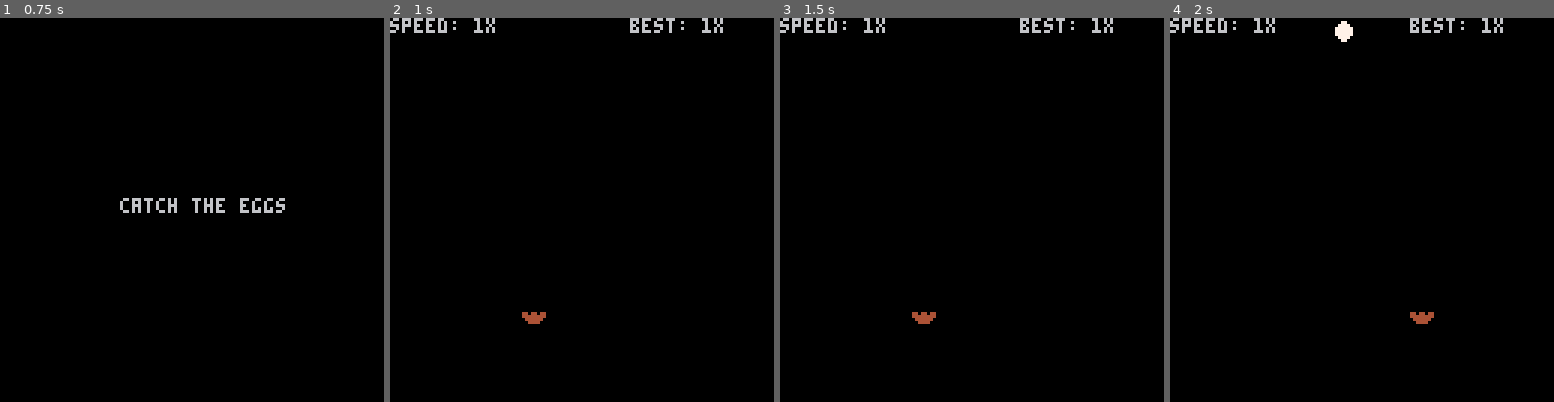
Above: before the commit, frames 1-4 (left to right).
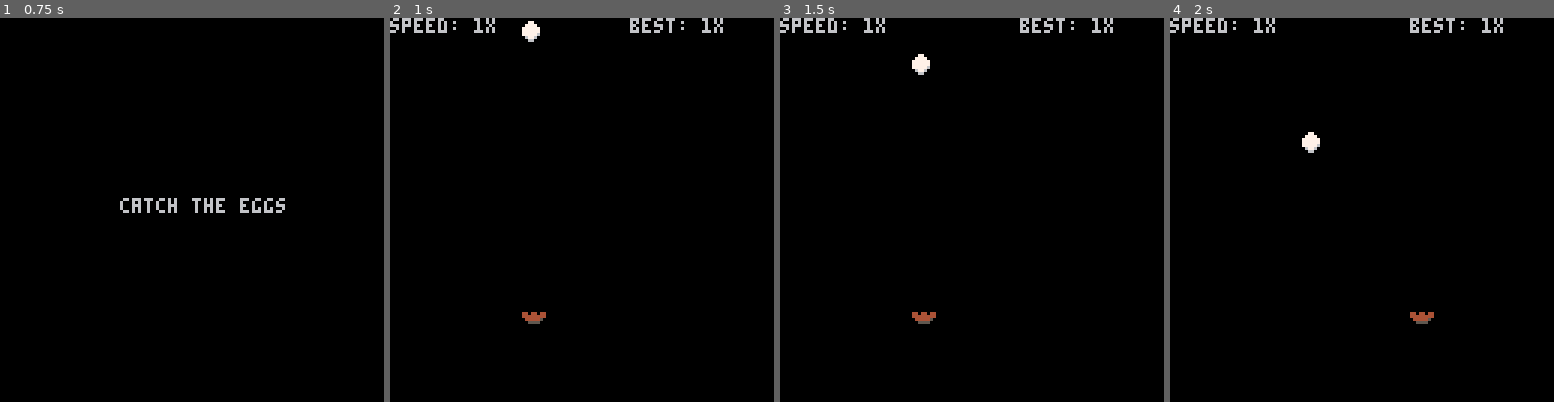
Above: after the commit, the same moments.

Repository: samskivert/momg
Game: PICO-8 cartridge eggcatch.p8
Same seed, same stepped clock (60 frames per second), same inputs: the game is played once before the commit and once after it.
Inputs:
- Up to frame 1 (0.75 s): no input
- Up to frame 2 (1 s): no input
- Up to frame 3 (1.5 s): no input
- Up to frame 4 (2 s): hold Right from 1.6 s (still down)

Frame 1 is identical in both runs. In frame 2, 0.2% of the frame differs, in the area x 34-40%, y 0-80%; in frame 3, 0.2%; in frame 4, 0.4%, in the area x 34-68%, y 0-80%.

Commit message:
Use new egg art, tweak egg drop flow.
New eggs drop when the previous egg is caught or splats. If an egg is caught,
the bird flies toward where the next egg will fall, tip of the hat to Remy for
that idea.

Diff:
--- a/eggcatch.lua
+++ b/eggcatch.lua
@@ -1,5 +1,5 @@
 score = 0
-next_egg = 0
+next_egg_x = 0
 egg_freq = 2
 gravity = 0.01
 speed_factor = 1
@@ -22,38 +22,43 @@
 end
 
 function create_nest()
-  nest = make_actor(3, 6, 13, 0)
+  nest = make_actor(1, 6, 13, 0)
   nest.ay = 0
   nest.fx = 0.5
 end
 
-function drop_egg ()
-  local x = 8 + (rnd(6) - 3) * min(speed_factor, 2)
-  local egg = make_actor(1, x, 1, 0)
+function drop_egg (k)
+  local egg = make_actor(k, next_egg_x, 1, 0)
   egg.frames = 2
   egg.h = 0.1
   egg.fx = 0.99
   egg.ay = gravity * speed_factor
 end
 
+function drop_next_egg ()
+  next_egg_x = 8 + (rnd(6) - 3) * min(speed_factor, 2)
+  drop_egg(4)
+end
+
 function _init ()
 end
 
 function on_collide (a1, a2)
-  if (a1.k == 3) then
+  if (a1.k == 1) then
     adjust_score(1)
     a2.life = 0
-    local crack = make_particle(12, a2.x, a2.y, a2.d)
+    local crack = make_particle(a2.k+8, a2.x, a2.y, a2.d)
     crack.frames = 4
     crack.dframe = 1
     crack.life = 3
     crack.dlife = 1
-    local bird = make_particle(16, a2.x, a2.y, a2.d)
+    drop_next_egg()
+    local bird = make_particle(a2.k-2, a2.x, a2.y, a2.d)
     bird.frames = 2
     bird.dframe = 0.5
     bird.life = 50
     bird.dlife = 1
-    bird.vx = -0.5 + rnd(1)
+    bird.vx = (next_egg_x - a2.x)/10
     bird.vy = -0.1 - rnd(0.2)
     bird.ay = -0.05
   end
@@ -66,12 +71,7 @@
   elseif (splash_time > 0) then
     splash_time = 0
     create_nest()
-    next_egg = t + 1
-  end
-
-  if (t > next_egg) then
-    drop_egg()
-    next_egg += egg_freq * 1/speed_factor
+    drop_next_egg()
   end
 
   update_actors()
@@ -80,12 +80,13 @@
   for a in all(actors) do
     if a.y > 15 then
       a.life = 0
-      local splat = make_particle(5, a.x, a.y, a.d)
+      local splat = make_particle(a.k+1, a.x, a.y, a.d)
       splat.frames = 6
       splat.dframe = 1
       splat.life = 5
       splat.dlife = 1
       adjust_score(-1)
+      drop_next_egg()
     end
   end
 
Not shown, changed: 33 lines of the sprite sheet (__gfx__) section of eggcatch.p8
